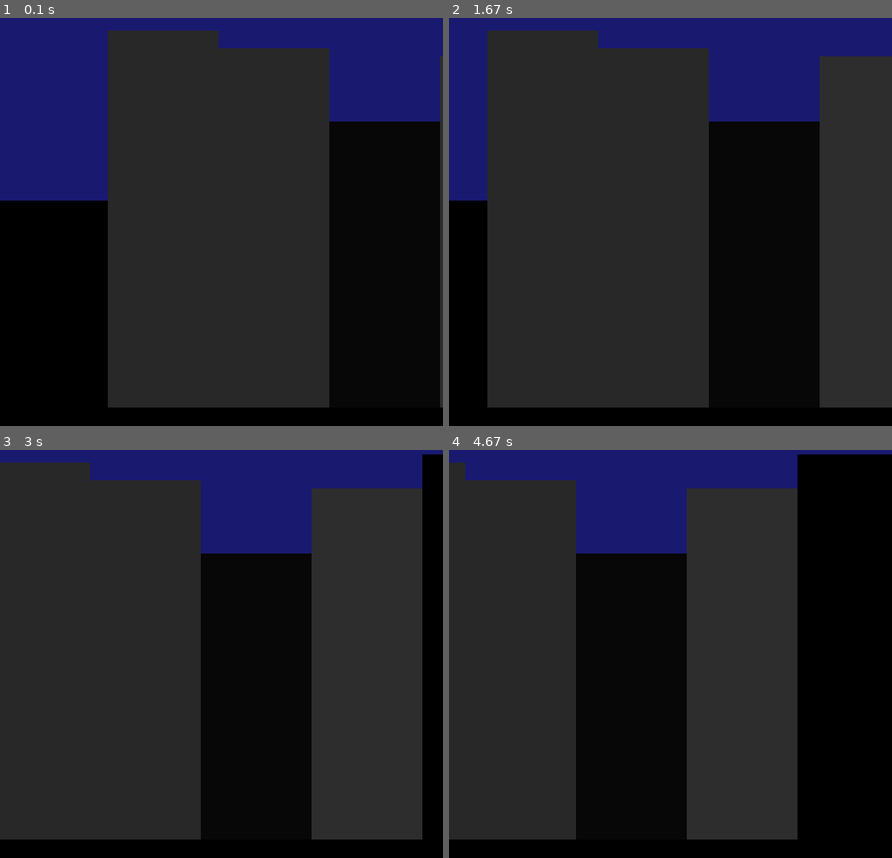
Above: before the commit, frames 1-4 (two rows, left to right).
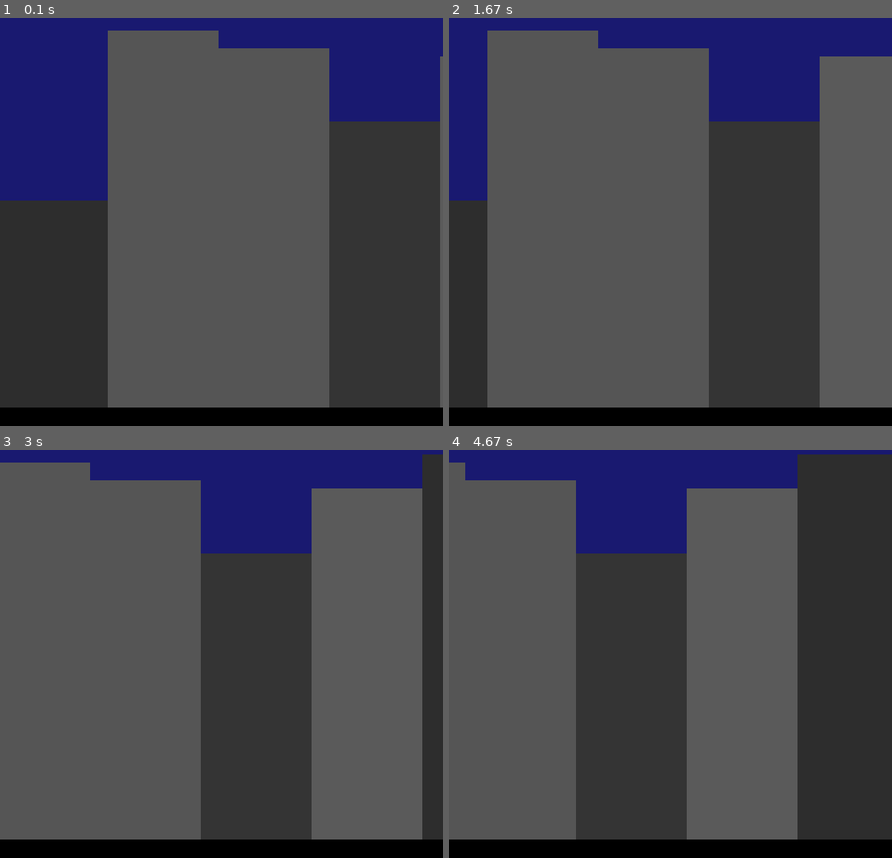
Above: after the commit, the same moments.

Repository: viraxor/pygame-buildings
Game: pygame game, started from demo.py
Two runs of this game, one before a commit and one after it. Both use one fixed random seed, a clock stepped at 60 frames per second and the inputs below.
Inputs:
- Up to frame 1 (0.1 s): no input
- Up to frame 2 (1.67 s): no input
- Up to frame 3 (3 s): no input
- Up to frame 4 (4.67 s): no input

The runs differ from the first frame. In frame 1, 76% of the frame differs, in the area x 0-100%, y 3-96%; in frame 2, 81%; in frame 3, 84%; in frame 4, 85%, in the area x 0-100%, y 1-96%.

Commit message:
lighten the buildings

Diff:
--- a/demo.py
+++ b/demo.py
@@ -29,7 +29,7 @@
         pygame.draw.rect(window, self.color, (self.x1, self.y1, self.width, 600))
 
 def draw_building(x1, y1, width=150):
-    gray_shade = random.randint(0, 45)
+    gray_shade = random.randint(45, 90)
     return Building(x1, y1, width, pygame.Color((gray_shade, gray_shade, gray_shade)))
 
 while running:
